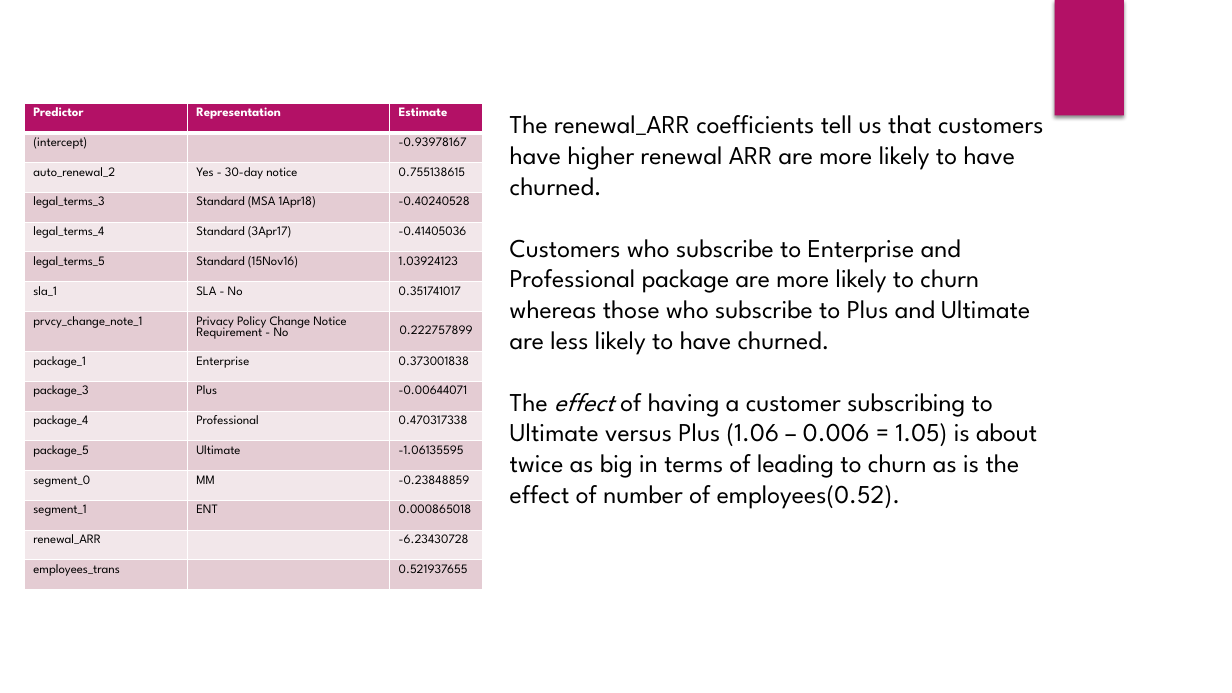
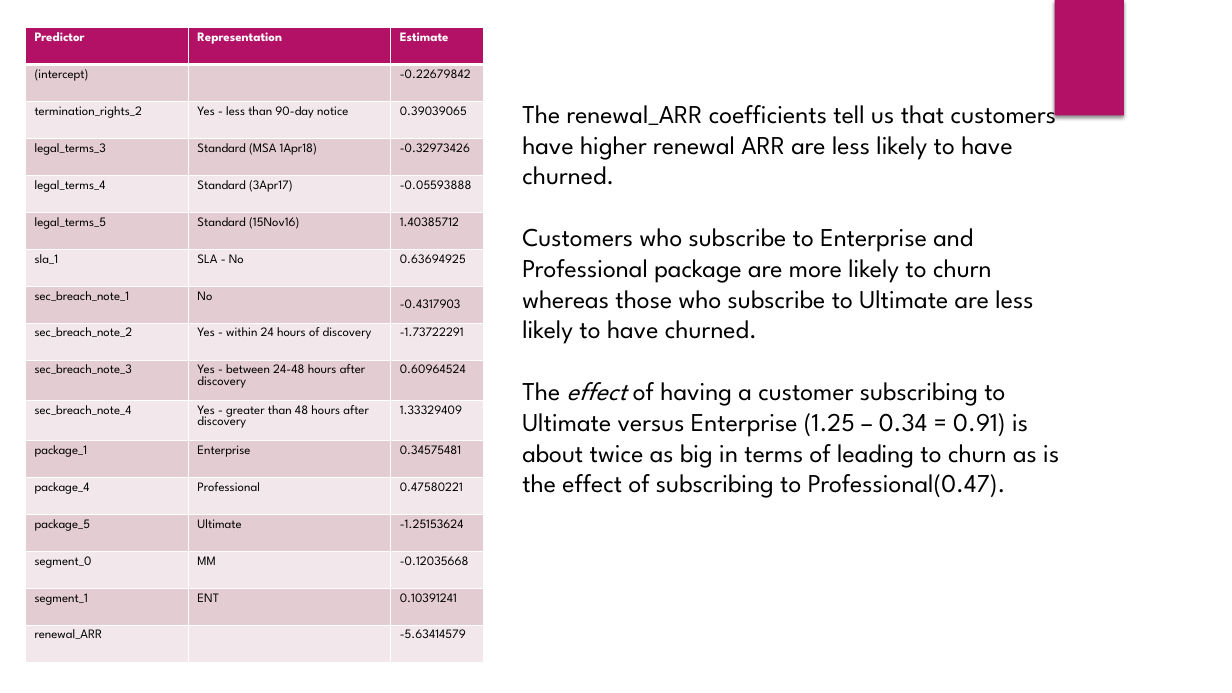
Before and after one commit to experience-corps/data-customer-health-score, a slide deck: slide 12 of LWANG_Solo_Project_Presentation.pptx. Drawn at 1232x693 pixels with LibreOffice and Linux fonts; fonts in the diff are those of the drawing. Boxes give left, top, right and bottom in pixels: in the first picture for what was removed or moved away, otherwise in the second. Text is boxed around its words. In the diff, an @@ line names an element or a change of style, - is before the commit and + after.

```diff
--- a/LWANG_Solo_Project_Presentation.pptx
+++ b/LWANG_Solo_Project_Presentation.pptx
@@ table at box(25, 28, 483, 665) @@
-row 2: (intercept) |  | -0.93978167
-row 3: auto_renewal_2 | Yes - 30-day notice | 0.755138615
-row 4: legal_terms_3 | Standard (MSA 1Apr18) | -0.40240528
-row 5: legal_terms_4 | Standard (3Apr17) | -0.41405036
-row 6: legal_terms_5 | Standard (15Nov16) | 1.03924123
-row 7: sla_1 | SLA - No | 0.351741017
-row 8: prvcy_change_note_1 | Privacy Policy Change Notice Requirement - No | 0.222757899
-row 9: package_1 | Enterprise | 0.373001838
-row 10: package_3 | Plus | -0.00644071
-row 11: package_4 | Professional | 0.470317338
-row 12: package_5 | Ultimate | -1.06135595
-row 13: segment_0 | MM | -0.23848859
-row 14: segment_1 | ENT | 0.000865018
-row 15: renewal_ARR |  | -6.23430728
-row 16: employees_trans |  | 0.521937655
+row 2: (intercept) |  | -0.22679842
+row 3: termination_rights_2 | Yes - less than 90-day notice | 0.39039065
+row 4: legal_terms_3 | Standard (MSA 1Apr18) | -0.32973426
+row 5: legal_terms_4 | Standard (3Apr17) | -0.05593888
+row 6: legal_terms_5 | Standard (15Nov16) | 1.40385712
+row 7: sla_1 | SLA - No | 0.63694925
+row 8: sec_breach_note_1 | No | -0.4317903
+row 9: sec_breach_note_2 | Yes - within 24 hours of discovery | -1.73722291
+row 10: sec_breach_note_3 | Yes - between 24-48 hours after discovery | 0.60964524
+row 11: sec_breach_note_4 | Yes - greater than 48 hours after discovery | 1.33329409
+row 12: package_1 | Enterprise | 0.34575481
+row 13: package_4 | Professional | 0.47580221
+row 14: package_5 | Ultimate | -1.25153624
+row 15: segment_0 | MM | -0.12035668
+row 16: segment_1 | ENT | 0.10391241
+row 17: renewal_ARR |  | -5.63414579
@@ table: place and size @@
-table at box(24, 104, 482, 591)
+table at box(25, 28, 483, 665)
@@ text at box(522, 97, 1059, 498): text changed @@
-The renewal_ARR coefficients tell us that customers have higher renewal ARR are more likely to have churned.
-Customers who subscribe to Enterprise and Professional package are more likely to churn whereas those who subscribe to Plus and Ultimate are less likely to have churned.
-The effect of having a customer subscribing to Ultimate versus Plus (1.06 – 0.006 = 1.05) is about twice as big in terms of leading to churn as is the effect of number of employees(0.52).
+The renewal_ARR coefficients tell us that customers have higher renewal ARR are less likely to have churned.
+Customers who subscribe to Enterprise and Professional package are more likely to churn whereas those who subscribe to Ultimate are less likely to have churned.
+The effect of having a customer subscribing to Ultimate versus Enterprise (1.25 – 0.34 = 0.91) is about twice as big in terms of leading to churn as is the effect of subscribing to Professional(0.47).
```
Also in this commit, not shown: 7 other slides changed, 2 slides added, 3 other files.
